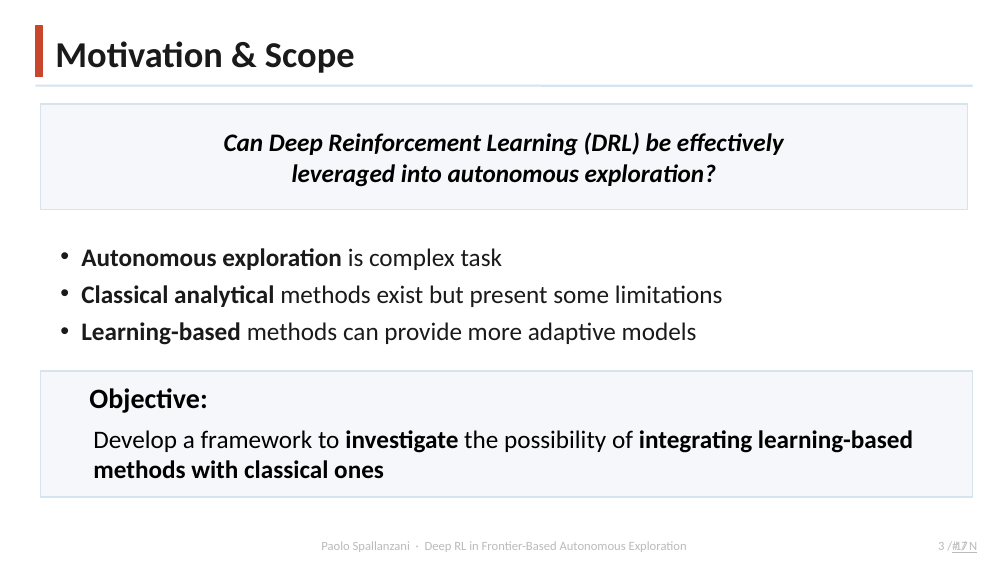
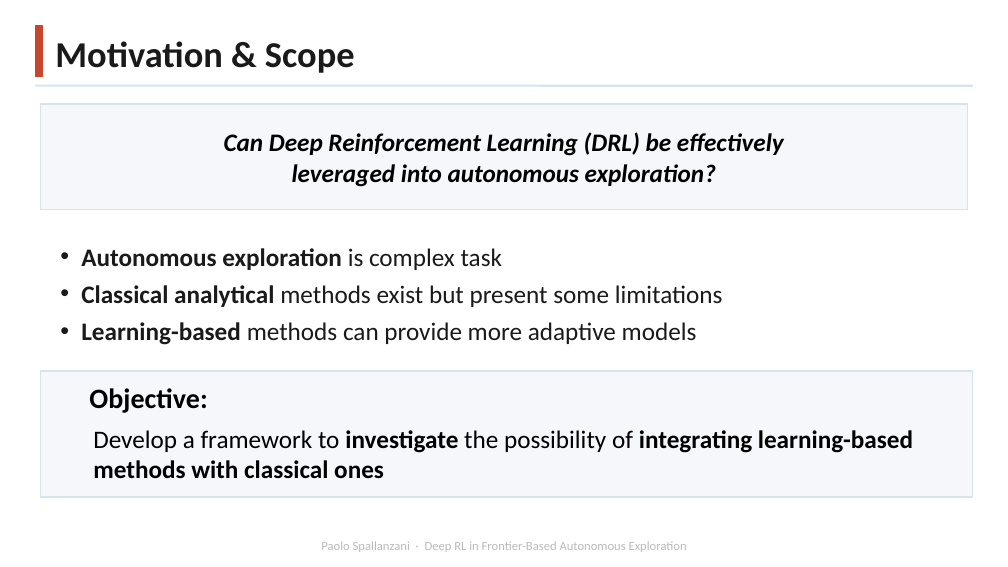
Before and after one commit to Paolo-Spall/presentazione_tesi_dae, a slide deck: slide 2 of presentation_1.pptx. Drawn at 1008x567 pixels with LibreOffice and Linux fonts; fonts in the diff are those of the drawing; background and template pictures are left out. Boxes give left, top, right and bottom in pixels: in the first picture for what was removed or moved away, otherwise in the second. Text is boxed around its words. In the diff, an @@ line names an element or a change of style, - is before the commit and + after.

```diff
--- a/presentation_1.pptx
+++ b/presentation_1.pptx
@@ text removed at (938, 542, 968, 553) @@
-3 / 17
@@ text removed at (969, 542, 977, 553) @@
-# / N
```
Also in this commit, not shown: 22 other slides changed, 6 slides added, 3 other files.
